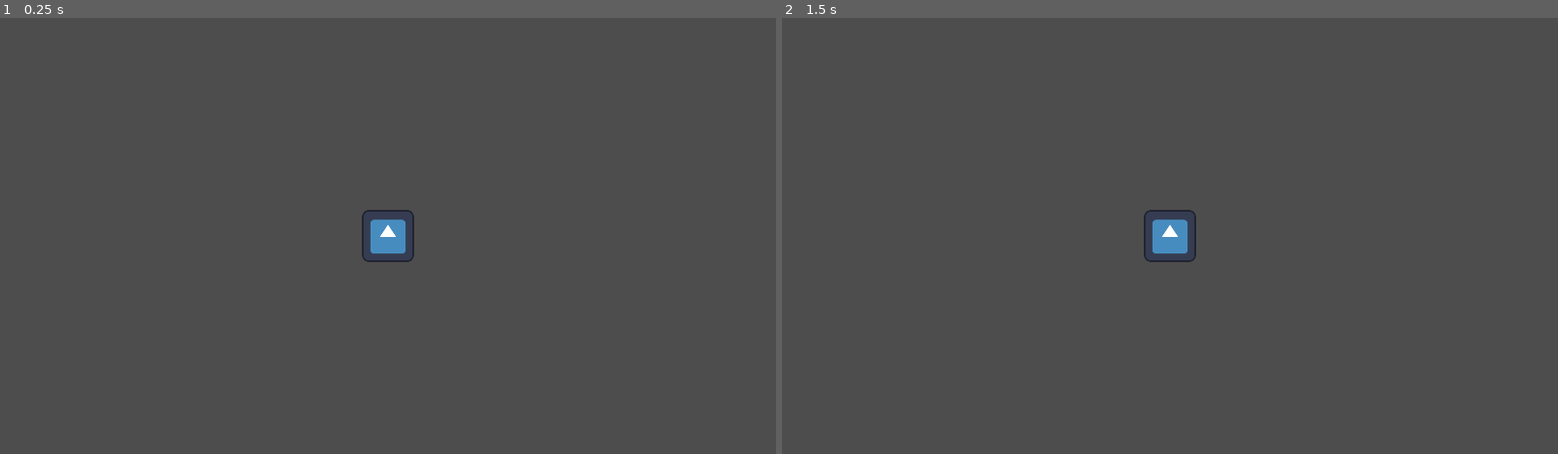
Above: before the commit, frames 1-2 (left to right).
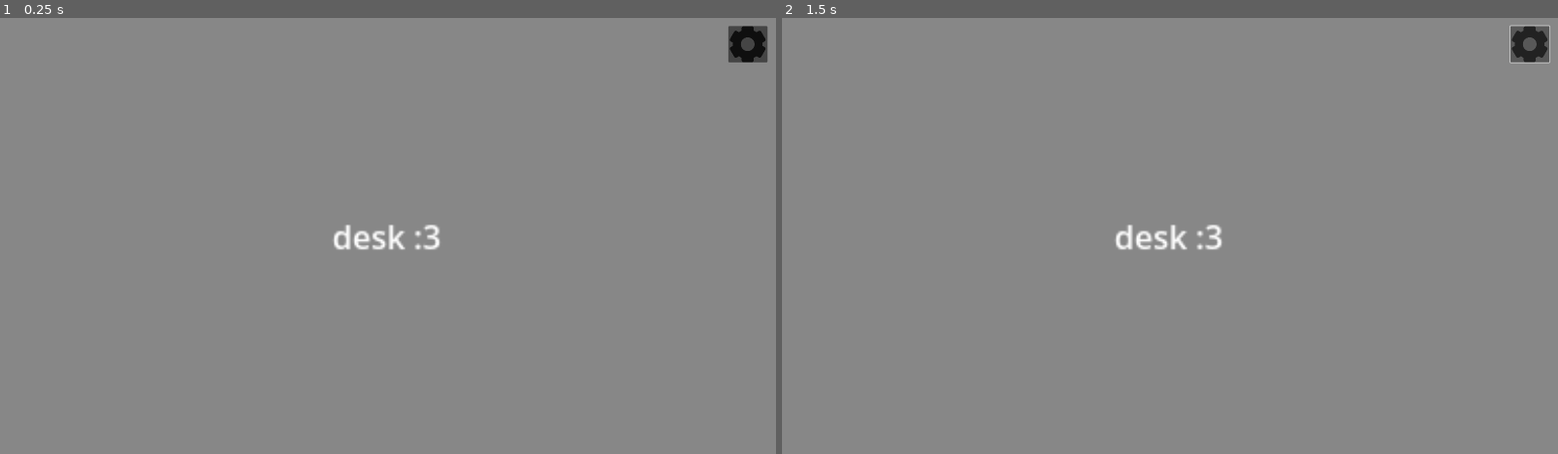
Above: after the commit, the same moments.

Repository: BrownRISDGameDevelopers/suitors-proposal
Game: Godot game, scene res://scenes/Main.tscn
Same seed, same stepped clock (60 frames per second), same inputs: the game is played once before the commit and once after it. This scene is started directly instead of the project's main scene. The engine's default icon, where the game draws it, is replaced by a stand-in: a white triangle on a blue panel in a dark square.
Inputs (mouse positions are in pixels of both pictures, inside the frame that each line leads up to):
- Up to frame 1 (0.25 s): no input
- Up to frame 2 (1.5 s): click (1526, 44) at 0.52 s; tap Enter at 1.25 s

The runs differ from the first frame. In frame 1, 100% of the frame differs, in the area x 0-100%, y 0-100%; in frame 2, 100%.
Error before the commit: Invalid call. Nonexistent function 'new' in base 'PackedScene'. (res://scripts/main.gd:10)

Commit message:
gamescreen settings interact

Diff:
--- a/project.godot
+++ b/project.godot
@@ -22,3 +22,11 @@
 window/size/viewport_height=1080
 window/size/mode=4
 window/stretch/mode="viewport"
+
+[input]
+
+Escape={
+"deadzone": 0.2,
+"events": [Object(InputEventKey,"resource_local_to_scene":false,"resource_name":"","device":-1,"window_id":0,"alt_pressed":false,"shift_pressed":false,"ctrl_pressed":false,"meta_pressed":false,"pressed":false,"keycode":0,"physical_keycode":4194305,"key_label":0,"unicode":0,"location":0,"echo":false,"script":null)
+]
+}
--- a/scenes/Main.tscn
+++ b/scenes/Main.tscn
@@ -1,12 +1,46 @@
-[gd_scene load_steps=3 format=3 uid="uid://byy6ufy2a5hsj"]
+[gd_scene load_steps=5 format=3 uid="uid://byy6ufy2a5hsj"]
 
-[ext_resource type="Texture2D" uid="uid://ew88eisutl66" path="res://assets/icon.svg" id="1_elqb8"]
 [ext_resource type="Script" uid="uid://b2acxx3ucocca" path="res://scripts/main.gd" id="1_rvslj"]
+[ext_resource type="Texture2D" uid="uid://bdna0r2esnehs" path="res://assets/placeholder_background.png" id="2_rvslj"]
+[ext_resource type="PackedScene" uid="uid://cq4sqm6i3byjr" path="res://scenes/Settings.tscn" id="3_0bbpv"]
+[ext_resource type="Texture2D" uid="uid://c638kdkfrsghx" path="res://assets/placeholder_settingsIcon.png" id="4_rarhs"]
 
 [node name="Main" type="Node2D"]
 script = ExtResource("1_rvslj")
 
 [node name="Camera2D" type="Camera2D" parent="."]
 
-[node name="Sprite2D" type="Sprite2D" parent="Camera2D"]
-texture = ExtResource("1_elqb8")
+[node name="PlaceholderBackground" type="Sprite2D" parent="."]
+position = Vector2(-1, 0)
+scale = Vector2(1.08465, 0.783745)
+texture = ExtResource("2_rvslj")
+
+[node name="Label" type="Label" parent="."]
+offset_left = -138.0
+offset_top = -57.0
+offset_right = -84.0
+offset_bottom = -34.0
+scale = Vector2(5, 5)
+size_flags_vertical = 1
+text = "desk :3"
+
+[node name="CanvasLayer" type="CanvasLayer" parent="."]
+
+[node name="Settings" parent="CanvasLayer" instance=ExtResource("3_0bbpv")]
+offset_left = -954.0
+offset_top = -536.0
+offset_right = -954.0
+offset_bottom = -536.0
+
+[node name="PlaceholderSettingsIcon" type="Sprite2D" parent="."]
+position = Vector2(890, -475)
+scale = Vector2(0.173828, 0.173828)
+texture = ExtResource("4_rarhs")
+
+[node name="SettingsButton" type="Button" parent="."]
+offset_left = 842.0
+offset_top = -520.0
+offset_right = 939.0
+offset_bottom = -430.0
+
+[connection signal="pressed" from="SettingsButton" to="CanvasLayer/Settings" method="_on_settings_button_pressed"]
--- a/scenes/MainMenu.tscn
+++ b/scenes/MainMenu.tscn
@@ -65,6 +65,7 @@
 text = "Quit"
 
 [node name="Button" type="Button" parent="."]
+self_modulate = Color(1, 1, 1, 0)
 layout_mode = 1
 anchors_preset = 1
 anchor_left = 1.0
--- /dev/null
+++ b/scenes/Settings.gdshader
@@ -0,0 +1,18 @@
+shader_type canvas_item;
+uniform sampler2D SCREEN_TEXTURE: hint_screen_texture, filter_linear_mipmap;
+
+uniform float lod: hint_range(0.0, 5) = 0.0;
+
+void vertex() {
+	// Called for every vertex the material is visible on.
+}
+
+void fragment() {
+	vec4 color = texture(SCREEN_TEXTURE, SCREEN_UV, lod);
+	COLOR = color;
+}
+
+//void light() {
+//	// Called for every pixel for every light affecting the CanvasItem.
+//	// Uncomment to replace the default light processing function with this one.
+//}
--- a/scenes/Settings.tscn
+++ b/scenes/Settings.tscn
@@ -1,15 +1,89 @@
-[gd_scene load_steps=3 format=3 uid="uid://ecvsg2gcbcjt"]
+[gd_scene load_steps=9 format=3 uid="uid://cq4sqm6i3byjr"]
 
+[ext_resource type="Script" uid="uid://dih81r0ppm2qn" path="res://scripts/settings.gd" id="1_46duy"]
 [ext_resource type="Texture2D" uid="uid://cgl6d6q41wfwa" path="res://assets/resume.svg" id="1_i47rn"]
+[ext_resource type="Shader" uid="uid://bclsy4742xku3" path="res://scenes/Settings.gdshader" id="2_1dggd"]
 [ext_resource type="Texture2D" uid="uid://cvko3srm223qj" path="res://assets/logout.svg" id="2_46duy"]
 
-[node name="Control" type="Control"]
+[sub_resource type="ShaderMaterial" id="ShaderMaterial_8e7v8"]
+shader = ExtResource("2_1dggd")
+shader_parameter/lod = 0.0
+
+[sub_resource type="Animation" id="Animation_j1j16"]
+resource_name = "blur"
+length = 0.3
+tracks/0/type = "value"
+tracks/0/imported = false
+tracks/0/enabled = true
+tracks/0/path = NodePath("ColorRect:material:shader_parameter/lod")
+tracks/0/interp = 1
+tracks/0/loop_wrap = true
+tracks/0/keys = {
+"times": PackedFloat32Array(0, 0.3),
+"transitions": PackedFloat32Array(1, 1),
+"update": 0,
+"values": [0.0, 0.8]
+}
+tracks/1/type = "value"
+tracks/1/imported = false
+tracks/1/enabled = true
+tracks/1/path = NodePath("AspectRatioContainer/PanelContainer:modulate")
+tracks/1/interp = 1
+tracks/1/loop_wrap = true
+tracks/1/keys = {
+"times": PackedFloat32Array(0, 0.3),
+"transitions": PackedFloat32Array(1, 1),
+"update": 0,
+"values": [Color(1, 1, 1, 0), Color(1, 1, 1, 1)]
+}
+
+[sub_resource type="Animation" id="Animation_slqrs"]
+length = 0.001
+tracks/0/type = "value"
+tracks/0/imported = false
+tracks/0/enabled = true
+tracks/0/path = NodePath("ColorRect:material:shader_parameter/lod")
+tracks/0/interp = 1
+tracks/0/loop_wrap = true
+tracks/0/keys = {
+"times": PackedFloat32Array(0),
+"transitions": PackedFloat32Array(1),
+"update": 0,
+"values": [0.0]
+}
+tracks/1/type = "value"
+tracks/1/imported = false
+tracks/1/enabled = true
+tracks/1/path = NodePath("AspectRatioContainer/PanelContainer:modulate")
+tracks/1/interp = 1
+tracks/1/loop_wrap = true
+tracks/1/keys = {
+"times": PackedFloat32Array(0),
+"transitions": PackedFloat32Array(1),
+"update": 0,
+"values": [Color(1, 1, 1, 0)]
+}
+
+[sub_resource type="AnimationLibrary" id="AnimationLibrary_y661j"]
+_data = {
+&"RESET": SubResource("Animation_slqrs"),
+&"blur": SubResource("Animation_j1j16")
+}
+
+[node name="Settings" type="Control"]
 layout_mode = 3
 anchors_preset = 15
 anchor_right = 1.0
 anchor_bottom = 1.0
 grow_horizontal = 2
 grow_vertical = 2
+script = ExtResource("1_46duy")
+
+[node name="ColorRect" type="ColorRect" parent="."]
+material = SubResource("ShaderMaterial_8e7v8")
+layout_mode = 0
+offset_right = 1916.0
+offset_bottom = 1076.0
 
 [node name="AspectRatioContainer" type="AspectRatioContainer" parent="."]
 layout_mode = 1
@@ -21,6 +95,7 @@
 stretch_mode = 1
 
 [node name="PanelContainer" type="PanelContainer" parent="AspectRatioContainer"]
+modulate = Color(1, 1, 1, 0)
 layout_mode = 2
 size_flags_horizontal = 4
 size_flags_vertical = 4
@@ -71,3 +146,11 @@
 text = "Quit Game"
 icon = ExtResource("2_46duy")
 expand_icon = true
+
+[node name="BlurAnimation" type="AnimationPlayer" parent="."]
+libraries = {
+&"": SubResource("AnimationLibrary_y661j")
+}
+
+[connection signal="pressed" from="AspectRatioContainer/PanelContainer/MarginContainer/VBoxContainer/Resume" to="." method="_on_resume_pressed"]
+[connection signal="pressed" from="AspectRatioContainer/PanelContainer/MarginContainer/VBoxContainer/Quit Game" to="." method="_on_quit_game_pressed"]
--- a/scripts/main.gd
+++ b/scripts/main.gd
@@ -4,14 +4,15 @@
 
 # Called when the node enters the scene tree for the first time.
 func _ready() -> void:
-	print("Game ready")
-	print("loading main menu")
-
-	var main_menu = MAIN_MENU.new()
-	add_child(main_menu)
+	# var main_menu = MAIN_MENU.new()
+	# add_child(main_menu)
 	pass # Replace with function body.
 
 
 # Called every frame. 'delta' is the elapsed time since the previous frame.
 func _process(delta: float) -> void:
 	pass
+
+
+func _on_button_pressed() -> void:
+	pass # Replace with function body.
--- /dev/null
+++ b/scripts/settings.gd
@@ -0,0 +1,36 @@
+extends Control
+
+func _ready():
+	var blur_animation: AnimationPlayer = $BlurAnimation
+	blur_animation.play("RESET")
+
+
+func _process(delta):
+	testEsc()
+
+func resume():
+	get_tree().paused = false
+	var blur_animation: AnimationPlayer = $BlurAnimation
+	blur_animation.play_backwards()
+
+func pause():
+	get_tree().paused = true
+	var blur_animation: AnimationPlayer = $BlurAnimation
+	blur_animation.play()
+
+func testEsc():
+	if Input.is_action_just_pressed("Escape") and get_tree().paused == false:
+		pause()
+	elif Input.is_action_just_pressed("Escape") and get_tree().paused == true:
+		resume()
+
+func _on_resume_pressed() -> void:
+	resume()
+
+func _on_quit_game_pressed() -> void:
+	# are you sure you want to quit?
+	# return to main menu
+	pass
+
+func _on_settings_button_pressed() -> void:
+	pause()
Not shown: 1 places in scenes/Credits.tscn that only renumber resources
Not shown, added: scenes/Settings.gdshader.uid
Not shown, added: scripts/settings.gd.uid
